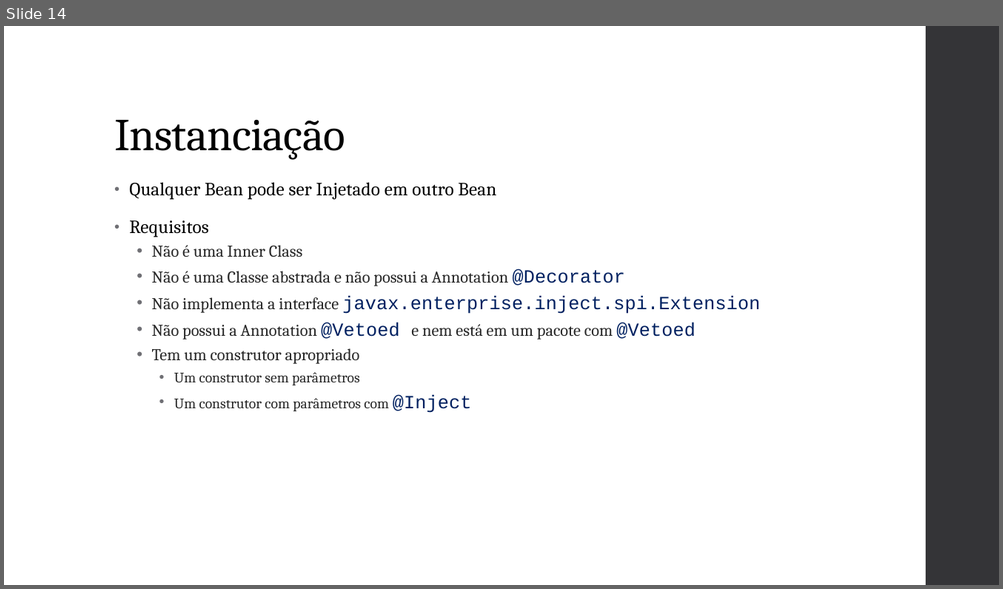
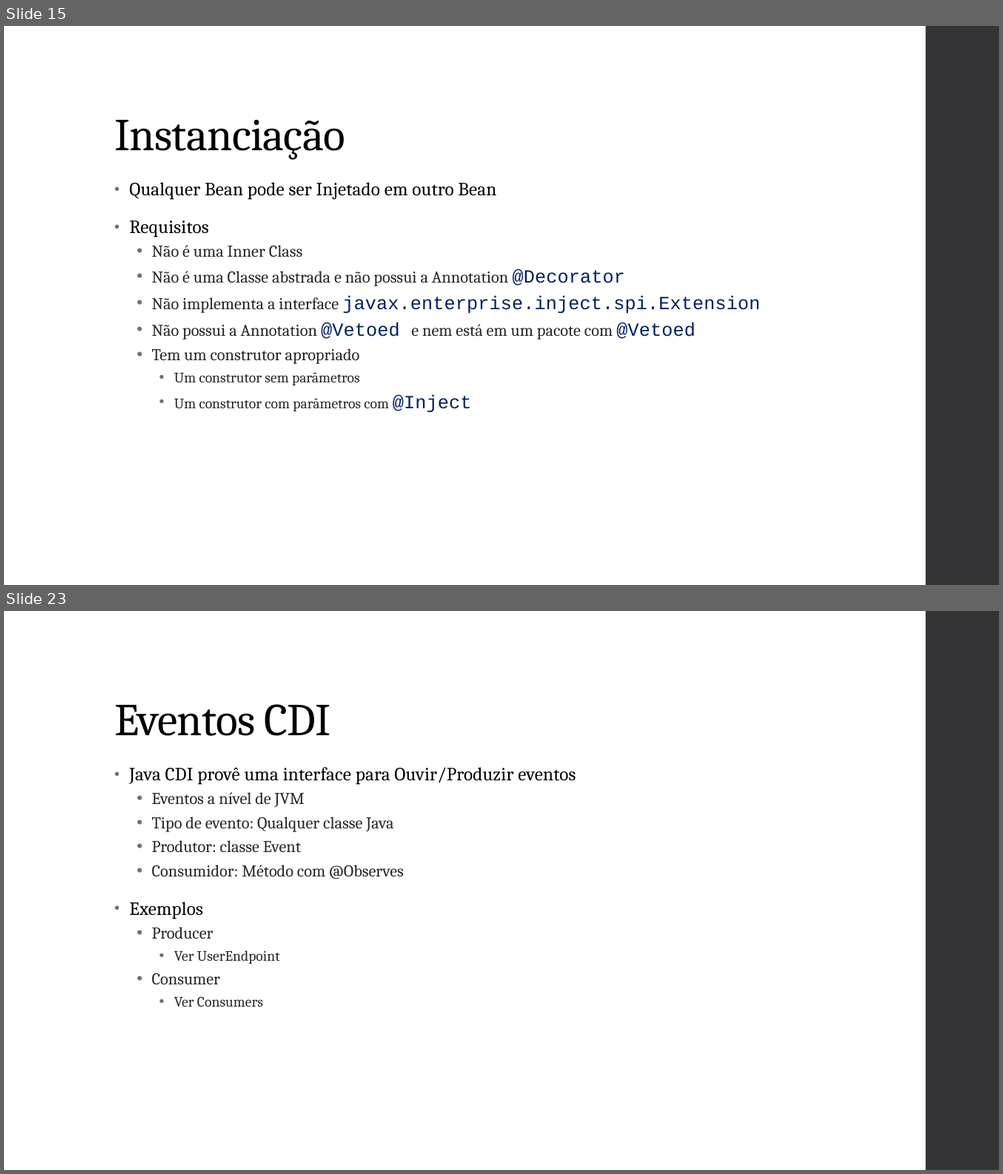
Before and after one commit to vepo/cdi-tutorial, a slide deck: resource/Java CDI.pptx. Shown one above the other, each under a label of ours: slide 14 before the commit, slides 15 and 23 after it; the slides between them are not shown. The pictures are 1003x589 and 1003x1174 pixels, drawn with LibreOffice and Linux fonts; fonts in the diff are those of the drawing. Boxes give left, top, right and bottom in pixels: in the first picture for what was removed or moved away, otherwise in the second. Text is boxed around its words. In the diff, an @@ line names an element or a change of style, - is before the commit and + after.

```diff
--- a/resource/Java CDI.pptx
+++ b/resource/Java CDI.pptx
@@ slide 23 added at (x1=4, y1=611, x2=999, y2=1170), background #FFFFFF; not listed: 1 template element that a slide beside it also shows @@
@@ title added at (x1=114, y1=704, x2=331, y2=736), 44 pt, text #000000 @@
+Eventos CDI
@@ text added at (x1=129, y1=767, x2=575, y2=1007), 16 pt, text #262626 @@
+• Java CDI provê uma interface para Ouvir/Produzir eventos
+  • Eventos a nível de JVM
+  • Tipo de evento: Qualquer classe Java
+  • Produtor: classe Event
+  • Consumidor: Método com @Observes
+• Exemplos
+  • Producer
+    • Ver UserEndpoint
+  • Consumer
+    • Ver Consumers
@@ what was slide 14 is now slide 15 @@
```
Also in this commit, not shown: 1 slide changed, 8 other slides added.
